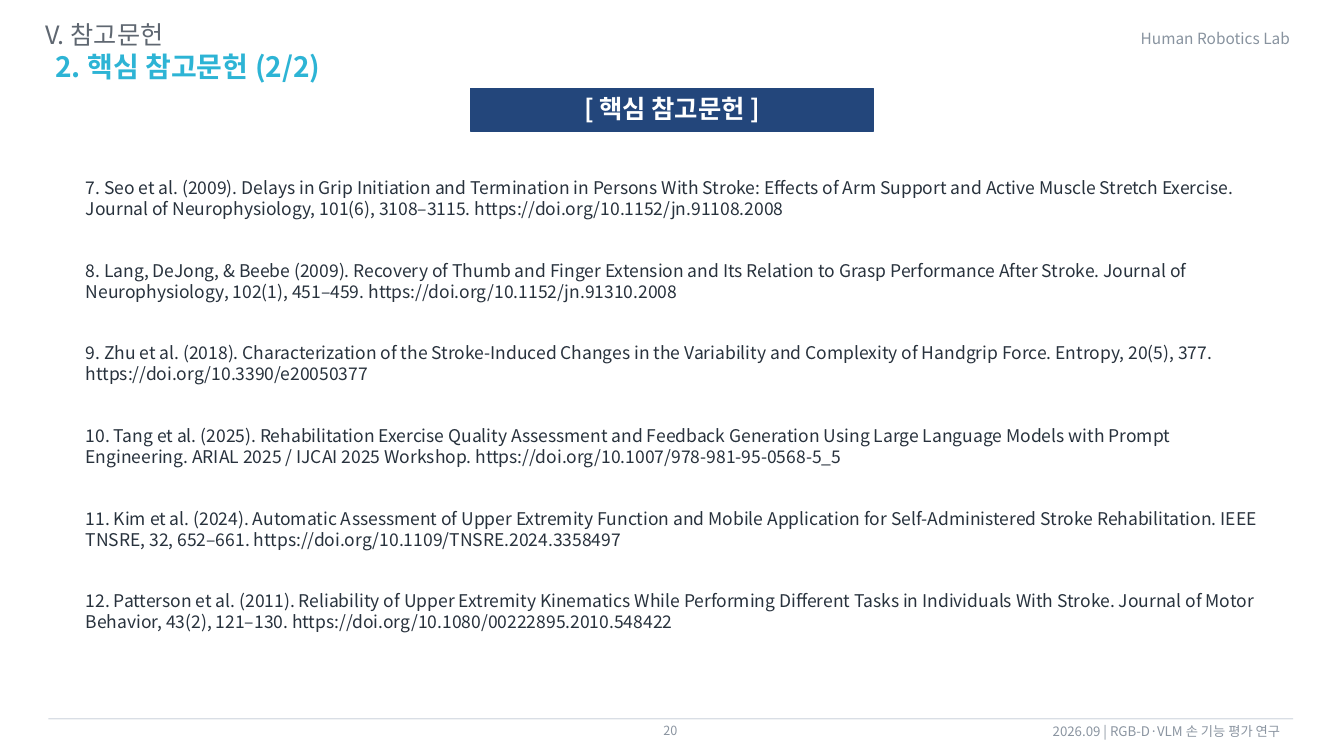
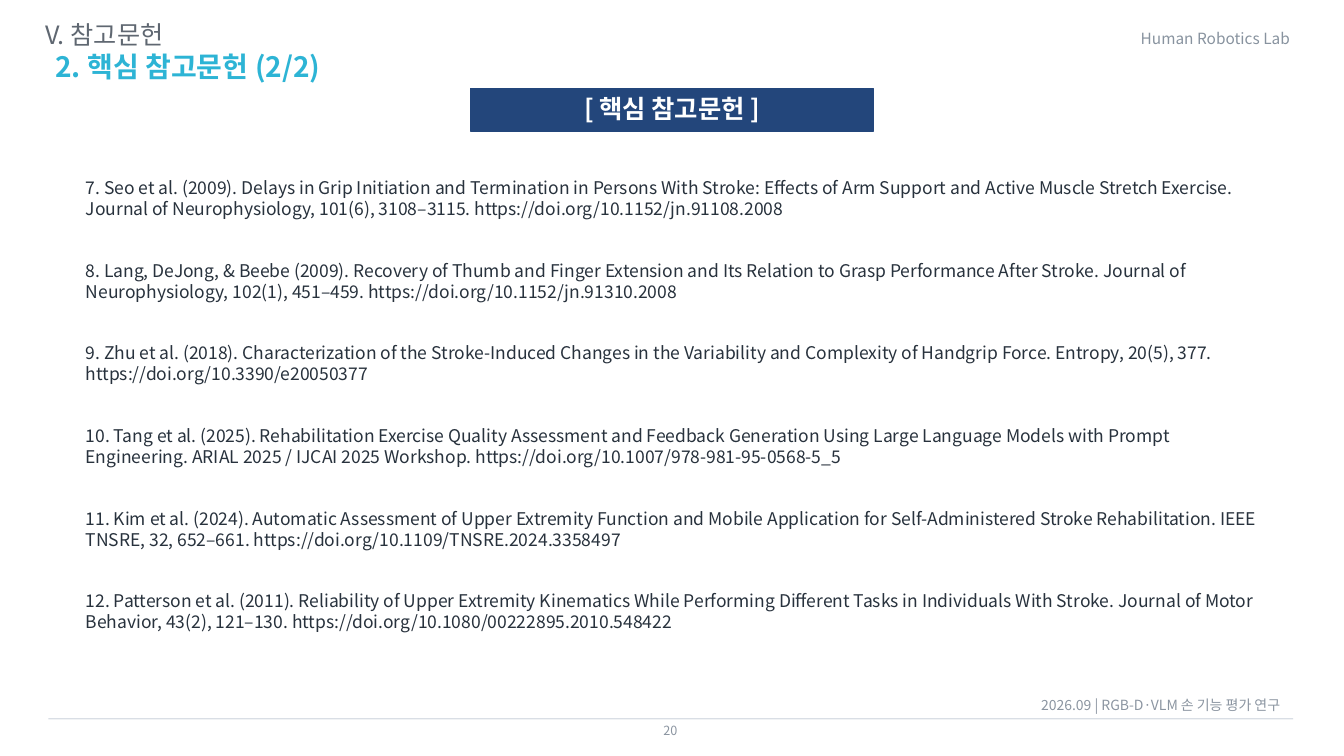
Before and after one commit to passtock/casstone, a slide deck: slide 20 of capstone/연구계획서22000561이재용0910.pptx. Drawn at 1344x756 pixels with LibreOffice and Linux fonts; fonts in the diff are those of the drawing. Boxes give left, top, right and bottom in pixels: in the first picture for what was removed or moved away, otherwise in the second. Text is boxed around its words. In the diff, an @@ line names an element or a change of style, - is before the commit and + after.

```diff
--- a/capstone/연구계획서22000561이재용0910.pptx
+++ b/capstone/연구계획서22000561이재용0910.pptx
@@ text "2026.09 | RGB-D·VLM 손 기능 ..." moved from (x1=1053, y1=725, x2=1280, y2=737) to (x1=1041, y1=698, x2=1280, y2=711) @@
@@ text "2026.09 | RGB-D·VLM 손 기능 ..." at (x1=1041, y1=698, x2=1280, y2=711): size 9.5 to 10 pt @@
```
Also in this commit, not shown: 13 other slides changed.
